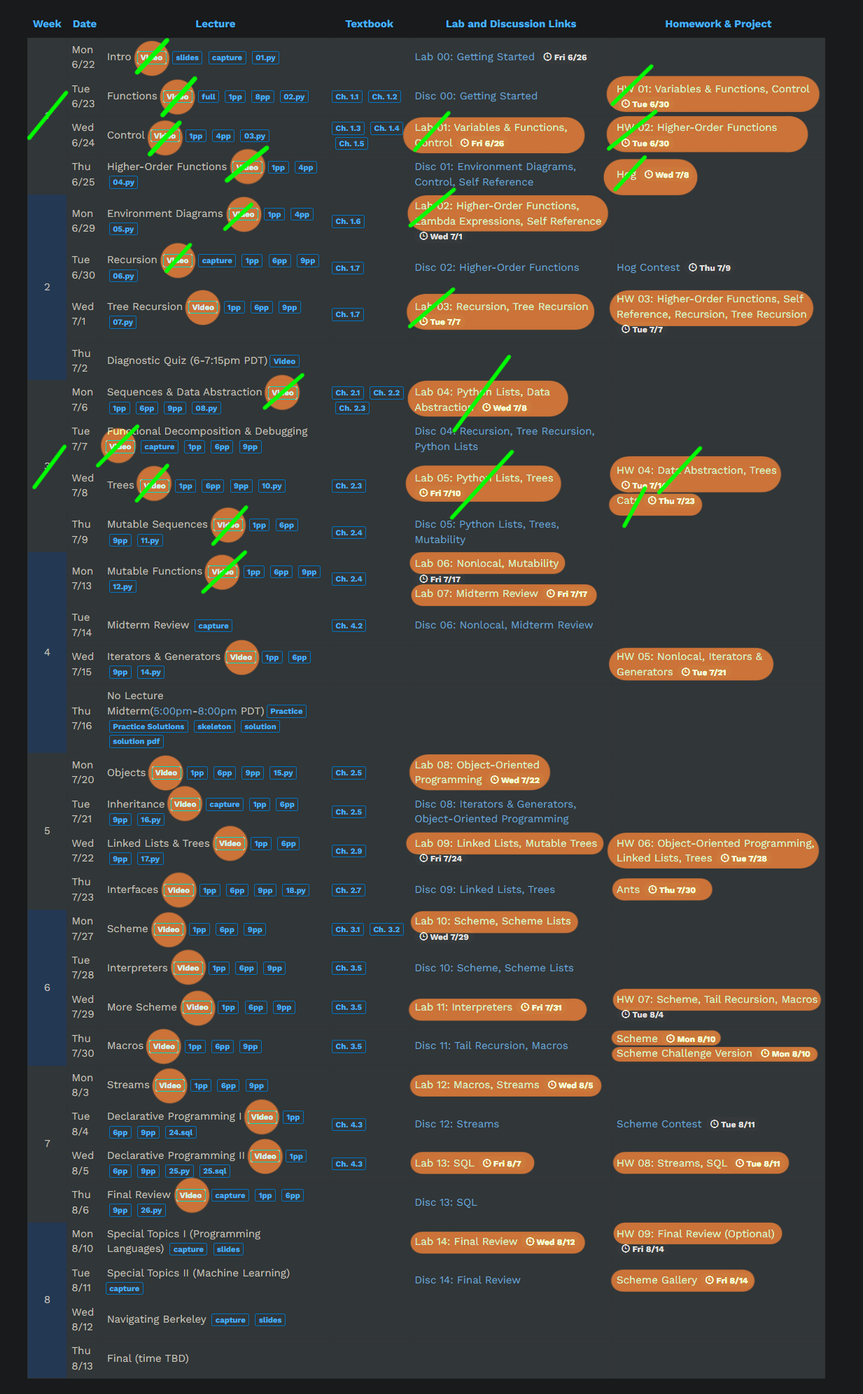
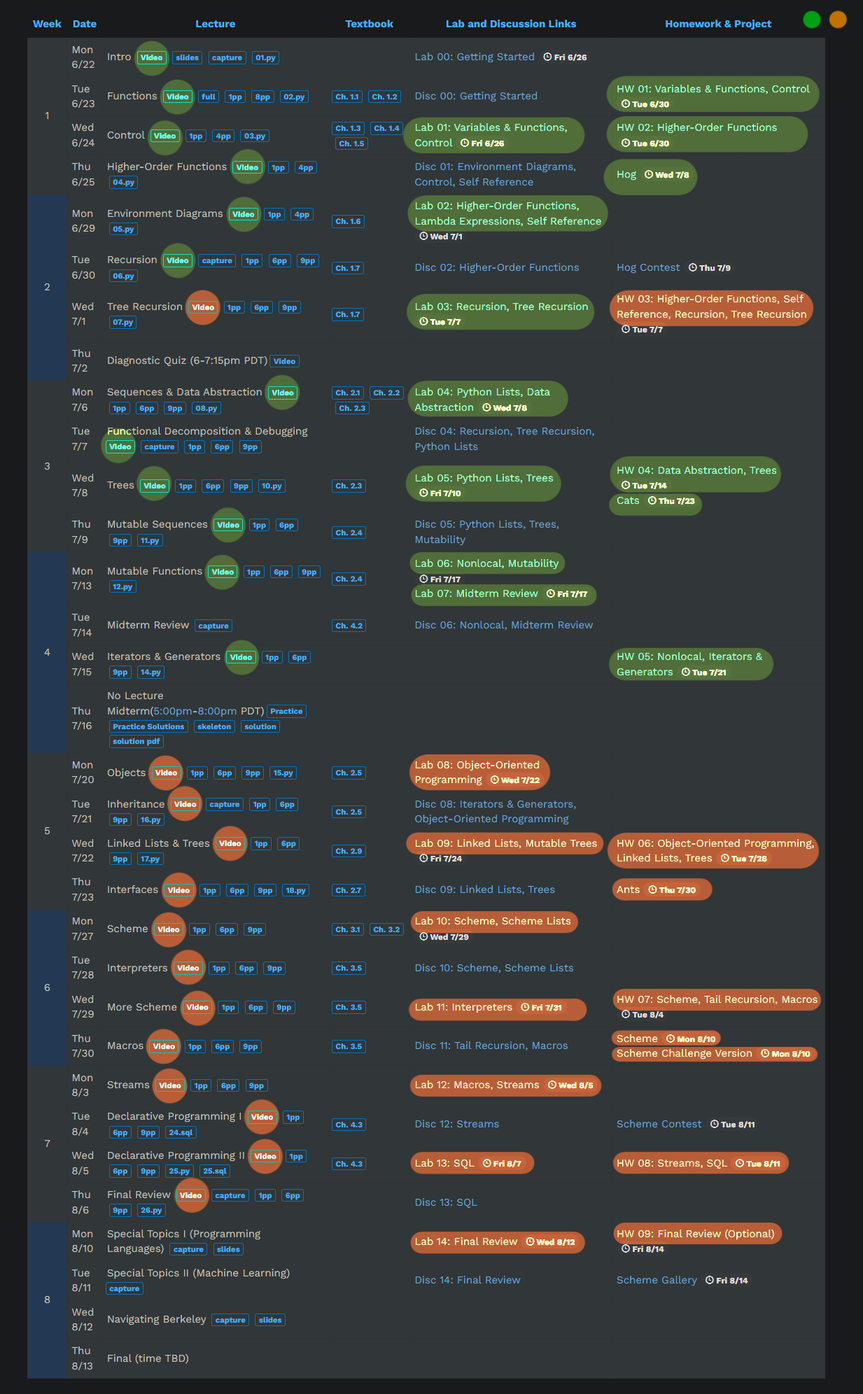
Before/after of a 863x1394 layered artwork. What changed in the layer stack:
"已完成": opacity 100% → 45%, painted on it over <box>26,21,847,682</box>
"需完成的任务": opacity 75% → 90%, painted on it over <box>99,39,822,1293</box>
added layer "图层 1" above "背景" over <box>802,9,848,30</box>
